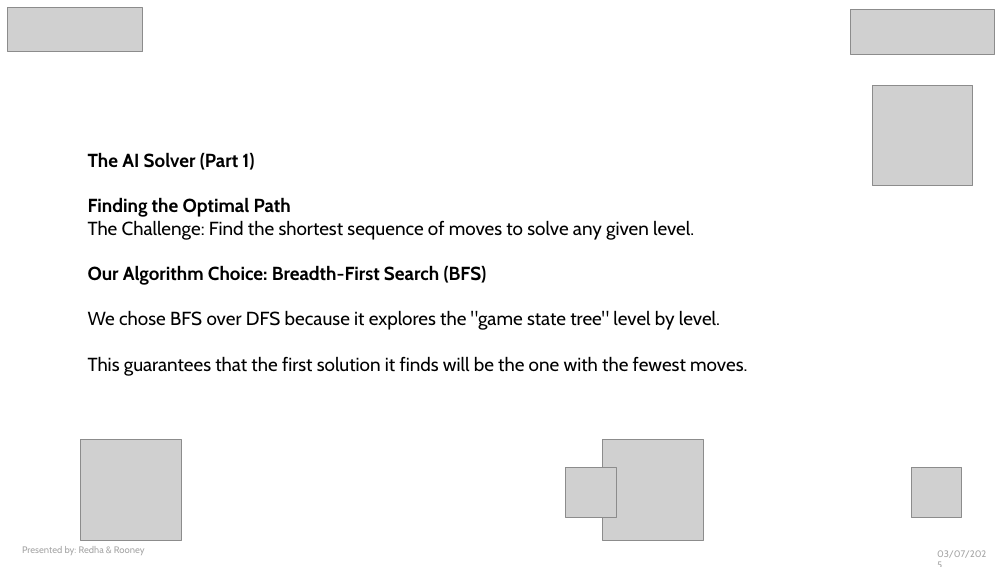
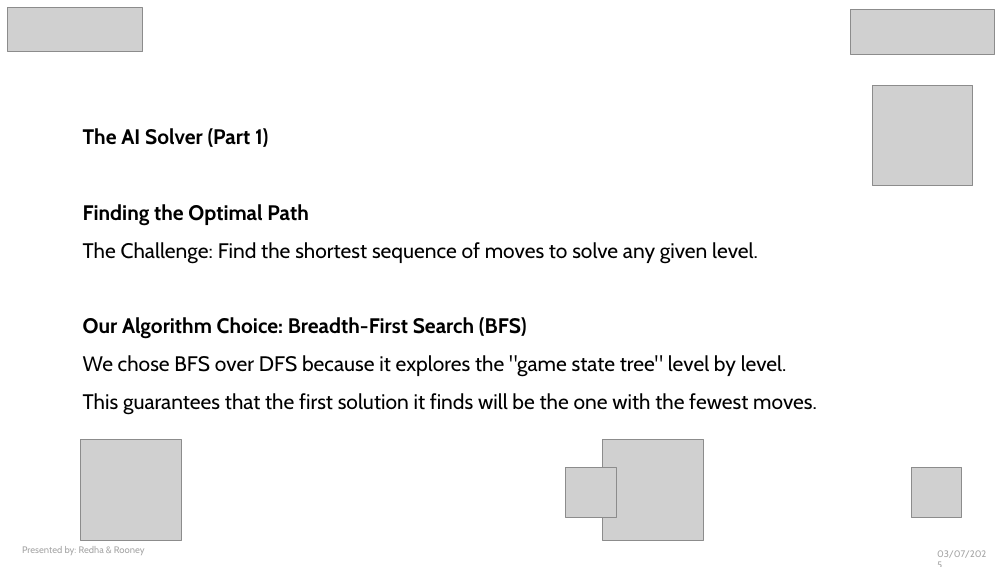
Before and after one commit to RedhaAGGOUN/auto-sokoban, a slide deck: slide 4 of Auto-Sokoban.pptx. Drawn at 1008x567 pixels with LibreOffice and Linux fonts; fonts in the diff are those of the drawing; grey boxes stand for pictures. Boxes give left, top, right and bottom in pixels: in the first picture for what was removed or moved away, otherwise in the second. Text is boxed around its words. In the diff, an @@ line names an element or a change of style, - is before the commit and + after.

```diff
--- a/Auto-Sokoban.pptx
+++ b/Auto-Sokoban.pptx
@@ text "The AI Solver (Part 1)": place and size @@
-text "The AI Solver (Part 1)" at [88, 152, 747, 376]
+text "The AI Solver (Part 1)" at [83, 128, 817, 415]
@@ text "The AI Solver (Part 1)" at [83, 128, 817, 415]: size 18 to 20 pt; line spacing 1 to 1.5 @@
```
Also in this commit, not shown: 4 other slides changed, 1 slide removed.
